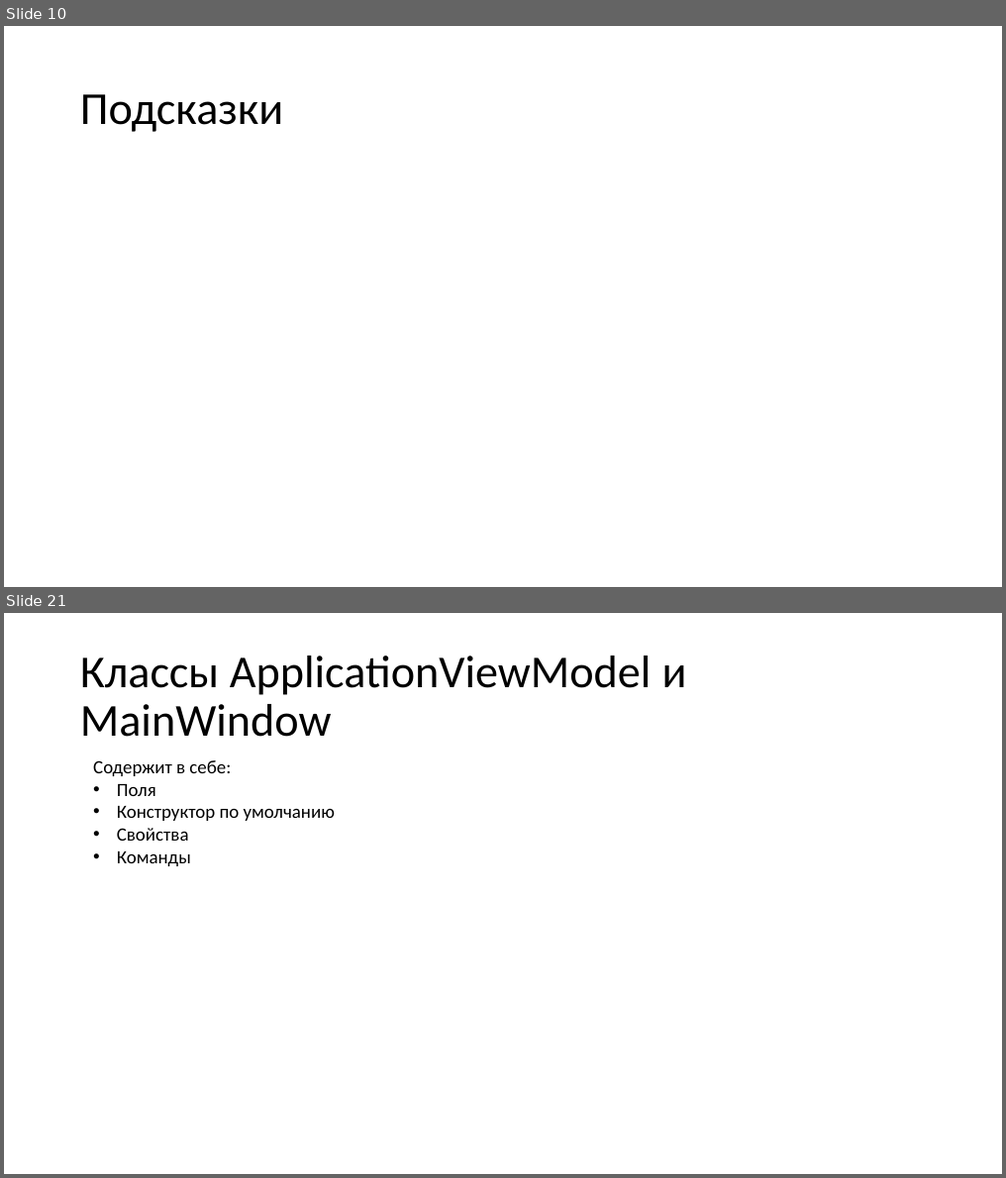
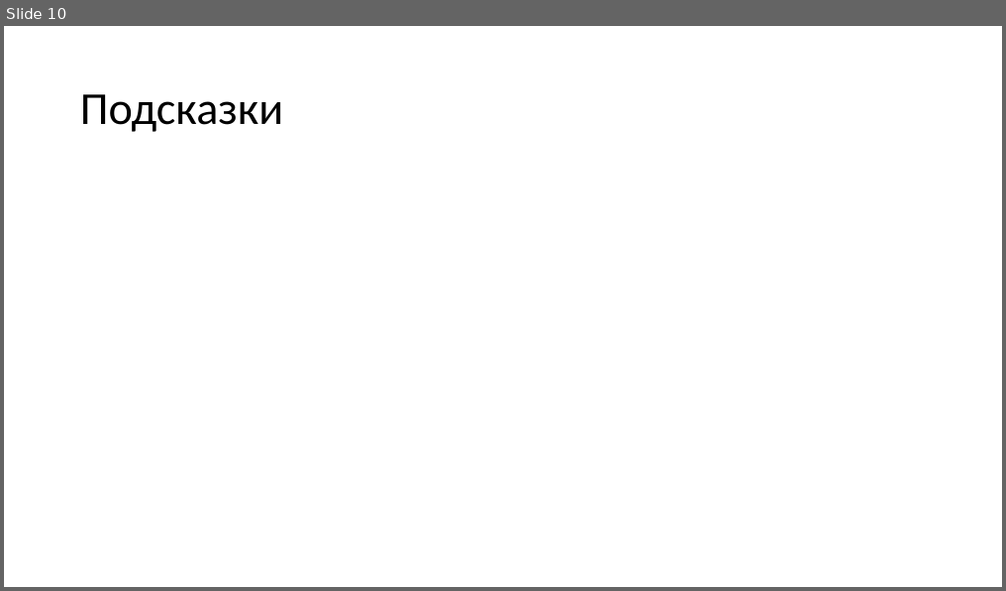
Before and after one commit to N0tilT/Timelon, a slide deck: docs/Timelon.pptx. Shown one above the other, each under a label of ours: slides 10 and 21 before the commit, slide 10 after it; the slides between them are not shown. The pictures are 1006x1178 and 1006x591 pixels, drawn with LibreOffice and Linux fonts; fonts in the diff are those of the drawing. Boxes give left, top, right and bottom in pixels: in the first picture for what was removed or moved away, otherwise in the second. Text is boxed around its words. In the diff, an @@ line names an element or a change of style, - is before the commit and + after.

```diff
--- a/docs/Timelon.pptx
+++ b/docs/Timelon.pptx
@@ slide 21 removed at [4,613,1002,1174], background #FFFFFF @@
@@ title removed at [80,656,687,737] @@
-Классы ApplicationViewModel и MainWindow
@@ text removed at [93,761,335,866] @@
-Содержит в себе:
-• Поля
-• Конструктор по умолчанию
-• Свойства
-• Команды
```
Also in this commit, not shown: 9 slides changed, 1 other slide removed, 1 other file.
